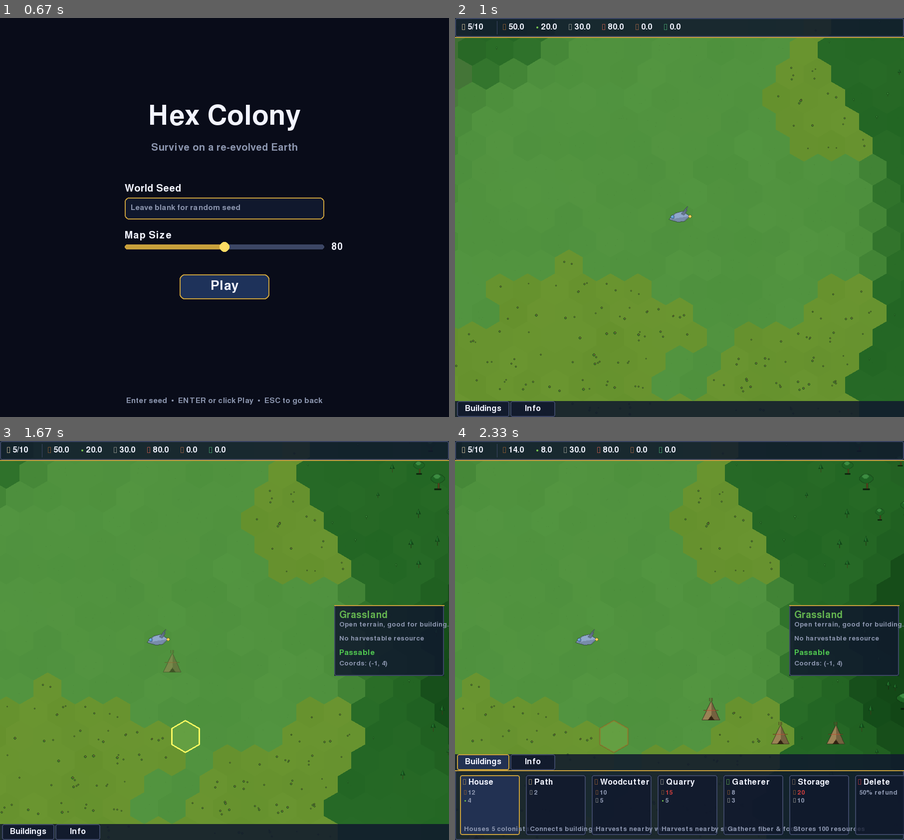
Above: before the commit, frames 1-4 (two rows, left to right).
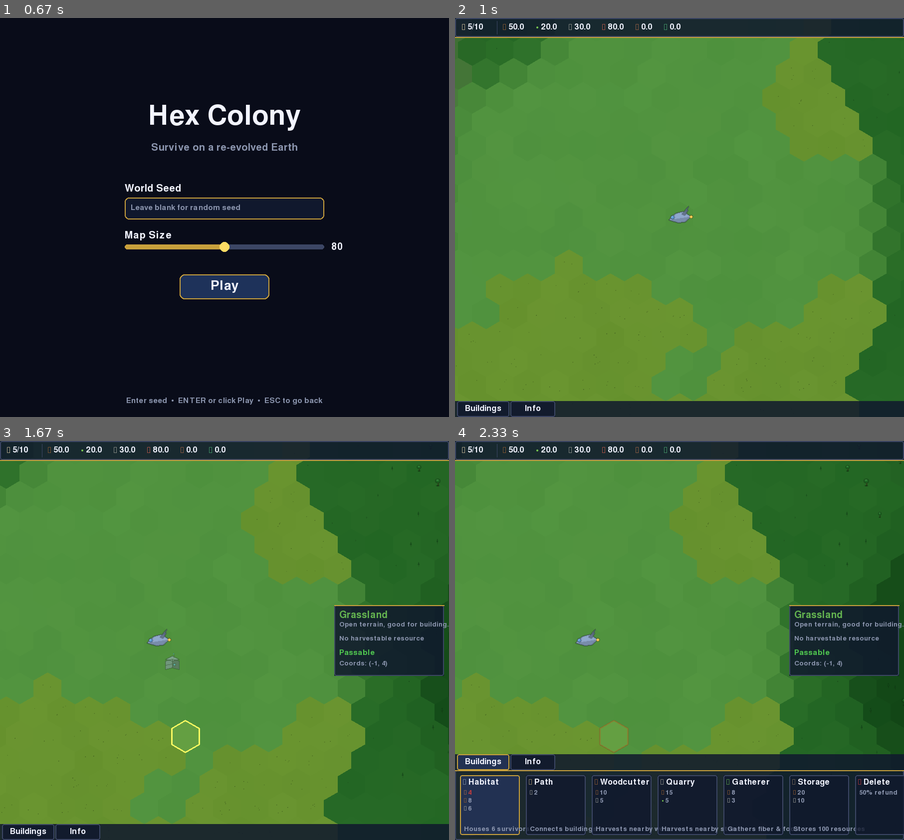
Above: after the commit, the same moments.

Repository: j-rusnak/compprog-pygame
Game: pygame game, started from src/compprog_pygame/__main__.py
Same seed, same stepped clock (60 frames per second), same inputs: the game is played once before the commit and once after it.
Inputs (mouse positions are in pixels of both pictures, inside the frame that each line leads up to):
- Up to frame 1 (0.67 s): click "Hex Colony" at 0.38 s
- Up to frame 2 (1 s): click "Play" at 0.72 s
- Up to frame 3 (1.67 s): press the mouse at (260, 724) at 1.03 s; move the mouse to (211, 696) at 1.13 s; release the mouse at (166, 668) at 1.27 s; hold Right from 1.33 s (still down); tap B at 1.48 s
- Up to frame 4 (2.33 s): release Right at 1.8 s; press the mouse at (715, 724) at 1.92 s; move the mouse to (773, 736) at 2.02 s; release the mouse at (836, 744) at 2.15 s; press the mouse at (481, 832) at 2.25 s

Frame 1 is identical in both runs. In frame 2, 0.4% of the frame differs, in the area x 0-100%, y 5-94%; in frame 3, 0.5%; in frame 4, 1.0%, in the area x 1-100%, y 1-98%.

Commit message:
Add HABITAT building, factions, and renderer fixes
Introduce a new HABITAT building type with artwork and generation code; add params for its cost, housing and storage. Add a lightweight factions module (SURVIVOR / PRIMITIVE) and a Building.faction field (string default) to avoid circular imports. Switch build palette and UI to use HABITAT instead of HOUSE where appropriate. Change placement rules to use UNBUILDABLE (water/mountain) so stone deposits can be built upon, and expose ghost_valid from Game to Renderer. Improve ghost preview: tint invalid ghosts red, adjust alpha, and only draw collection range when placement is valid. Add a reusable SRCALPHA overlay cache to avoid reallocating surfaces for hex overlays. Add camera smooth zoom (target zoom + per-frame update) and call camera.update from the main loop. Add draw_habitat implementation and update rendering/utility colors and sprite assets accordingly. Numerous sprite binaries updated or added for buildings and overlays.

Diff:
--- a/src/compprog_pygame/games/hex_colony/buildings.py
+++ b/src/compprog_pygame/games/hex_colony/buildings.py
@@ -15,7 +15,8 @@
 
 class BuildingType(Enum):
     CAMP = auto()           # crashed spaceship — starting base, stores resources, shelters survivors
-    HOUSE = auto()          # houses up to 5 people
+    HOUSE = auto()          # primitive hut — used by AI enemies (not player-buildable)
+    HABITAT = auto()        # futuristic modular pod — player housing
     PATH = auto()           # dirt path — connects visually to adjacent paths
     WOODCUTTER = auto()     # harvests wood from adjacent forest hexes
     QUARRY = auto()         # harvests stone from adjacent stone deposits
@@ -38,6 +39,7 @@
 BUILDING_COSTS: dict[BuildingType, BuildingCost] = {
     BuildingType.CAMP: BuildingCost(_costs_from_dict(params.BUILDING_COST_CAMP)),
     BuildingType.HOUSE: BuildingCost(_costs_from_dict(params.BUILDING_COST_HOUSE)),
+    BuildingType.HABITAT: BuildingCost(_costs_from_dict(params.BUILDING_COST_HABITAT)),
     BuildingType.PATH: BuildingCost(_costs_from_dict(params.BUILDING_COST_PATH)),
     BuildingType.WOODCUTTER: BuildingCost(_costs_from_dict(params.BUILDING_COST_WOODCUTTER)),
     BuildingType.QUARRY: BuildingCost(_costs_from_dict(params.BUILDING_COST_QUARRY)),
@@ -49,6 +51,7 @@
 BUILDING_MAX_WORKERS: dict[BuildingType, int] = {
     BuildingType.CAMP: params.BUILDING_MAX_WORKERS_CAMP,
     BuildingType.HOUSE: params.BUILDING_MAX_WORKERS_HOUSE,
+    BuildingType.HABITAT: params.BUILDING_MAX_WORKERS_HABITAT,
     BuildingType.PATH: params.BUILDING_MAX_WORKERS_PATH,
     BuildingType.WOODCUTTER: params.BUILDING_MAX_WORKERS_WOODCUTTER,
     BuildingType.QUARRY: params.BUILDING_MAX_WORKERS_QUARRY,
@@ -60,6 +63,7 @@
 BUILDING_HOUSING: dict[BuildingType, int] = {
     BuildingType.CAMP: params.BUILDING_HOUSING_CAMP,
     BuildingType.HOUSE: params.BUILDING_HOUSING_HOUSE,
+    BuildingType.HABITAT: params.BUILDING_HOUSING_HABITAT,
     BuildingType.PATH: params.BUILDING_HOUSING_PATH,
     BuildingType.WOODCUTTER: params.BUILDING_HOUSING_WOODCUTTER,
     BuildingType.QUARRY: params.BUILDING_HOUSING_QUARRY,
@@ -74,6 +78,7 @@
 BUILDING_STORAGE_CAPACITY: dict[BuildingType, int] = {
     BuildingType.CAMP: params.BUILDING_STORAGE_CAMP,
     BuildingType.HOUSE: params.BUILDING_STORAGE_HOUSE,
+    BuildingType.HABITAT: params.BUILDING_STORAGE_HABITAT,
     BuildingType.PATH: params.BUILDING_STORAGE_PATH,
     BuildingType.WOODCUTTER: params.BUILDING_STORAGE_WOODCUTTER,
     BuildingType.QUARRY: params.BUILDING_STORAGE_QUARRY,
@@ -87,6 +92,7 @@
     """A placed building on the map."""
     type: BuildingType
     coord: HexCoord
+    faction: str = "SURVIVOR"  # "SURVIVOR" or "PRIMITIVE" — avoids circular import
     workers: int = 0
     residents: int = 0  # people living here (for dwellings)
     storage: dict[Resource, float] = field(default_factory=dict)
--- a/src/compprog_pygame/games/hex_colony/camera.py
+++ b/src/compprog_pygame/games/hex_colony/camera.py
@@ -10,6 +10,7 @@
 
     MIN_ZOOM = params.CAMERA_ZOOM_MIN
     MAX_ZOOM = params.CAMERA_ZOOM_MAX
+    _ZOOM_SMOOTH = 12.0  # lerp speed for zoom smoothing (higher = snappier)
 
     def __init__(self, screen_w: int, screen_h: int) -> None:
         self.screen_w = screen_w
@@ -18,6 +19,7 @@
         self.x: float = 0.0
         self.y: float = 0.0
         self.zoom: float = 1.0
+        self._target_zoom: float = 1.0
         self._dragging = False
         self._drag_start: tuple[int, int] = (0, 0)
         self._cam_start: tuple[float, float] = (0.0, 0.0)
@@ -45,12 +47,22 @@
         self._dragging = False
 
     def zoom_at(self, mouse_pos: tuple[int, int], factor: float) -> None:
-        """Zoom towards/away from the mouse position."""
+        """Zoom towards/away from the mouse position (smoothed)."""
+        self._target_zoom = max(self.MIN_ZOOM, min(self.MAX_ZOOM, self._target_zoom * factor))
+        self._zoom_mouse = mouse_pos
+
+    def update(self, dt: float) -> None:
+        """Call once per frame to apply smooth zoom interpolation."""
+        if abs(self.zoom - self._target_zoom) < 1e-6:
+            self.zoom = self._target_zoom
+            return
         old_zoom = self.zoom
-        self.zoom = max(self.MIN_ZOOM, min(self.MAX_ZOOM, self.zoom * factor))
+        t = min(1.0, self._ZOOM_SMOOTH * dt)
+        self.zoom = old_zoom + (self._target_zoom - old_zoom) * t
         # Adjust offset so the point under the cursor stays fixed
-        mx = mouse_pos[0] - self.screen_w / 2
-        my = mouse_pos[1] - self.screen_h / 2
+        mp = getattr(self, "_zoom_mouse", (self.screen_w // 2, self.screen_h // 2))
+        mx = mp[0] - self.screen_w / 2
+        my = mp[1] - self.screen_h / 2
         self.x += mx * (1 / old_zoom - 1 / self.zoom)
         self.y += my * (1 / old_zoom - 1 / self.zoom)
 
--- /dev/null
+++ b/src/compprog_pygame/games/hex_colony/factions.py
@@ -0,0 +1,48 @@
+"""Faction framework for Hex Colony.
+
+Defines the two factions:
+
+- **SURVIVOR** — the player's faction. Uses futuristic buildings
+  (camp, habitat, etc.) and advanced technology.
+- **PRIMITIVE** — AI-controlled enemies. Uses primitive structures
+  (houses / huts) and organic materials.
+
+This module provides the ``Faction`` enum and per-faction metadata.
+AI behaviour will be added in a future module.
+"""
+
+from __future__ import annotations
+
+from enum import Enum, auto
+
+from compprog_pygame.games.hex_colony.buildings import BuildingType
+
+
+class Faction(Enum):
+    SURVIVOR = auto()   # player faction — futuristic tech
+    PRIMITIVE = auto()   # AI enemy — primitive huts, tribal
+
+
+# Buildings that belong to each faction
+FACTION_BUILDINGS: dict[Faction, frozenset[BuildingType]] = {
+    Faction.SURVIVOR: frozenset({
+        BuildingType.CAMP,
+        BuildingType.HABITAT,
+        BuildingType.PATH,
+        BuildingType.WOODCUTTER,
+        BuildingType.QUARRY,
+        BuildingType.GATHERER,
+        BuildingType.STORAGE,
+    }),
+    Faction.PRIMITIVE: frozenset({
+        BuildingType.HOUSE,
+    }),
+}
+
+
+def faction_for_building(btype: BuildingType) -> Faction:
+    """Return which faction a building type belongs to."""
+    for faction, buildings in FACTION_BUILDINGS.items():
+        if btype in buildings:
+            return faction
+    return Faction.SURVIVOR
--- a/src/compprog_pygame/games/hex_colony/game.py
+++ b/src/compprog_pygame/games/hex_colony/game.py
@@ -26,7 +26,7 @@
 
 # Build-mode palette order
 BUILDABLE = [
-    BuildingType.HOUSE,
+    BuildingType.HABITAT,
     BuildingType.PATH,
     BuildingType.WOODCUTTER,
     BuildingType.QUARRY,
@@ -109,6 +109,7 @@
                 self._update_alt_overlay()
                 self._update_ghost_building()
                 self.world.update(dt * self._sim_speed)
+            self.camera.update(dt)
             self._resource_bar.delete_mode = self.delete_mode
             self._resource_bar.sim_speed = self._sim_speed
             self.renderer.draw(screen, self.world, self.camera, dt=dt)
@@ -288,9 +289,9 @@
 
     def _try_place_building(self, coord) -> None:
         tile = self.world.grid[coord]
-        # Can't build on impassable terrain
-        from compprog_pygame.games.hex_colony.procgen import IMPASSABLE
-        if tile.terrain in IMPASSABLE:
+        # Can't build on unbuildable terrain (water, mountain)
+        from compprog_pygame.games.hex_colony.procgen import UNBUILDABLE
+        if tile.terrain in UNBUILDABLE:
             return
         # Check existing building
         existing = tile.building
@@ -426,6 +427,7 @@
         if self.build_mode is None:
             self.renderer.ghost_building = None
             self.renderer.ghost_coord = None
+            self.renderer.ghost_valid = False
             return
 
         self.renderer.ghost_building = self.build_mode
@@ -433,19 +435,21 @@
         wx, wy = self.camera.screen_to_world(mx, my)
         coord = pixel_to_hex(wx, wy, self.settings.hex_size)
 
-        # Only snap if the tile is in range and placeable
-        if coord in self.world.grid and self._can_place_at(coord):
+        # Show ghost on any valid grid tile; mark red if not placeable
+        if coord in self.world.grid:
             self.renderer.ghost_coord = coord
+            self.renderer.ghost_valid = self._can_place_at(coord)
         else:
             self.renderer.ghost_coord = None
+            self.renderer.ghost_valid = False
 
     def _can_place_at(self, coord) -> bool:
         """Check if the current build_mode can be placed at coord."""
-        from compprog_pygame.games.hex_colony.procgen import IMPASSABLE
+        from compprog_pygame.games.hex_colony.procgen import UNBUILDABLE
         tile = self.world.grid.get(coord)
         if tile is None:
             return False
-        if tile.terrain in IMPASSABLE:
+        if tile.terrain in UNBUILDABLE:
             return False
         existing = tile.building
         if existing is not None:
--- a/src/compprog_pygame/games/hex_colony/generate_sprites.py
+++ b/src/compprog_pygame/games/hex_colony/generate_sprites.py
@@ -22,6 +22,7 @@
 from compprog_pygame.games.hex_colony.render_buildings import (
     draw_camp,
     draw_gatherer,
+    draw_habitat,
     draw_house,
     draw_overcrowded,
     draw_quarry,
@@ -75,6 +76,10 @@
     _save(s, "buildings", "house.png")
 
     s = _make_surface()
+    draw_habitat(s, _HALF, _HALF, _R, _Z)
+    _save(s, "buildings", "habitat.png")
+
+    s = _make_surface()
     draw_woodcutter(s, _HALF, _HALF, _R, _Z)
     _save(s, "buildings", "woodcutter.png")
 
--- a/src/compprog_pygame/games/hex_colony/params.py
+++ b/src/compprog_pygame/games/hex_colony/params.py
@@ -53,6 +53,7 @@
 
 BUILDING_COST_CAMP: dict[str, int] = {}
 BUILDING_COST_HOUSE: dict[str, int] = {"WOOD": 12, "FIBER": 4}
+BUILDING_COST_HABITAT: dict[str, int] = {"IRON": 4, "WOOD": 8, "STONE": 6}
 BUILDING_COST_PATH: dict[str, int] = {"STONE": 2}
 BUILDING_COST_WOODCUTTER: dict[str, int] = {"WOOD": 10, "STONE": 5}
 BUILDING_COST_QUARRY: dict[str, int] = {"WOOD": 15, "FIBER": 5}
@@ -66,6 +67,7 @@
 # Max workers each building supports (0 = no workers)
 BUILDING_MAX_WORKERS_CAMP: int = 0
 BUILDING_MAX_WORKERS_HOUSE: int = 0
+BUILDING_MAX_WORKERS_HABITAT: int = 0
 BUILDING_MAX_WORKERS_PATH: int = 0
 BUILDING_MAX_WORKERS_WOODCUTTER: int = 2
 BUILDING_MAX_WORKERS_QUARRY: int = 2
@@ -75,6 +77,7 @@
 # Housing capacity (number of people that can live here; 0 = not a dwelling)
 BUILDING_HOUSING_CAMP: int = 10
 BUILDING_HOUSING_HOUSE: int = 5
+BUILDING_HOUSING_HABITAT: int = 6
 BUILDING_HOUSING_PATH: int = 0
 BUILDING_HOUSING_WOODCUTTER: int = 0
 BUILDING_HOUSING_QUARRY: int = 0
@@ -85,6 +88,7 @@
 # Camp capacity is set dynamically at placement time.
 BUILDING_STORAGE_CAMP: int = 0
 BUILDING_STORAGE_HOUSE: int = 0
+BUILDING_STORAGE_HABITAT: int = 0
 BUILDING_STORAGE_PATH: int = 0
 BUILDING_STORAGE_WOODCUTTER: int = 10
 BUILDING_STORAGE_QUARRY: int = 10
--- a/src/compprog_pygame/games/hex_colony/procgen.py
+++ b/src/compprog_pygame/games/hex_colony/procgen.py
@@ -86,6 +86,11 @@
 # ── Impassable terrain helpers ────────────────────────────────────
 
 IMPASSABLE = frozenset({Terrain.WATER, Terrain.MOUNTAIN, Terrain.STONE_DEPOSIT})
+
+# Terrain where buildings cannot be placed (subset of IMPASSABLE).
+# Stone deposits are impassable for people but players can build on them.
+UNBUILDABLE = frozenset({Terrain.WATER, Terrain.MOUNTAIN})
+
 SAFE_RADIUS = params.SAFE_ZONE_RADIUS
 
 
--- a/src/compprog_pygame/games/hex_colony/render_buildings.py
+++ b/src/compprog_pygame/games/hex_colony/render_buildings.py
@@ -122,6 +122,76 @@
     spark_r = max(1, int(r * 0.12))
     pygame.draw.circle(surface, (255, 160, 40), (spark_x, spark_y), spark_r + iz)
     pygame.draw.circle(surface, (255, 220, 100), (spark_x, spark_y), spark_r)
+
+
+def draw_habitat(surface: pygame.Surface, sx: float, sy: float, r: int, z: float) -> None:
+    """Futuristic modular habitat pod — cubical with metal panels and glowing window."""
+    if _try_sprite(surface, "buildings/habitat", sx, sy, r, z):
+        return
+    iz = max(1, int(z))
+
+    # --- Main body: boxy pod ---
+    body_w = int(r * 1.1)
+    body_h = int(r * 0.8)
+
+    hull_col = (140, 155, 175)   # blue-grey metal
+    hull_dark = _darken(hull_col, 0.7)
+    hull_light = _lighten(hull_col, 1.15)
+
+    # Right face (darker — isometric shading)
+    right_pts = [
+        (int(sx), int(sy - body_h * 0.55)),
+        (int(sx + body_w * 0.5), int(sy - body_h * 0.4)),
+        (int(sx + body_w * 0.5), int(sy + body_h * 0.45)),
+        (int(sx), int(sy + body_h * 0.3)),
+    ]
+    pygame.draw.polygon(surface, hull_dark, right_pts)
+
+    # Left face (lighter)
+    left_pts = [
+        (int(sx), int(sy - body_h * 0.55)),
+        (int(sx - body_w * 0.5), int(sy - body_h * 0.4)),
+        (int(sx - body_w * 0.5), int(sy + body_h * 0.45)),
+        (int(sx), int(sy + body_h * 0.3)),
+    ]
+    pygame.draw.polygon(surface, hull_col, left_pts)
+
+    # Top face
+    top_pts = [
+        (int(sx), int(sy - body_h * 0.85)),
+        (int(sx + body_w * 0.5), int(sy - body_h * 0.55)),
+        (int(sx), int(sy - body_h * 0.4)),
+        (int(sx - body_w * 0.5), int(sy - body_h * 0.55)),
+    ]
+    pygame.draw.polygon(surface, hull_light, top_pts)
+
+    # Outline
+    for pts in (right_pts, left_pts, top_pts):
+        pygame.draw.polygon(surface, _darken(hull_col, 0.45), pts, iz)
+
+    # Panel seam on left face
+    seam_col = _darken(hull_col, 0.55)
+    seam_y = int(sy)
+    pygame.draw.line(surface, seam_col,
+                     (int(sx - body_w * 0.45), seam_y), (int(sx - iz), int(seam_y - body_h * 0.07)), iz)
+
+    # --- Glowing window on right face ---
+    win_w = max(2, int(body_w * 0.22))
+    win_h = max(2, int(body_h * 0.3))
+    win_x = int(sx + body_w * 0.1)
+    win_y = int(sy - body_h * 0.15)
+    glow = (100, 200, 255)
+    glow_dim = (60, 140, 200)
+    pygame.draw.rect(surface, glow_dim, (win_x, win_y, win_w, win_h))
+    pygame.draw.rect(surface, glow, (win_x + iz, win_y + iz, max(1, win_w - iz * 2), max(1, win_h - iz * 2)))
+    pygame.draw.rect(surface, _darken(hull_col, 0.45), (win_x, win_y, win_w, win_h), iz)
+
+    # --- Small antenna on top ---
+    ant_x = int(sx + body_w * 0.15)
+    ant_base_y = int(sy - body_h * 0.7)
+    ant_top_y = ant_base_y - max(2, int(r * 0.3))
+    pygame.draw.line(surface, (100, 110, 120), (ant_x, ant_base_y), (ant_x, ant_top_y), iz)
+    pygame.draw.circle(surface, (80, 200, 240), (ant_x, ant_top_y), max(1, iz))
 
 
 def draw_house(surface: pygame.Surface, sx: float, sy: float, r: int, z: float) -> None:
--- a/src/compprog_pygame/games/hex_colony/render_utils.py
+++ b/src/compprog_pygame/games/hex_colony/render_utils.py
@@ -55,6 +55,7 @@
 BUILDING_COLORS: dict[BuildingType, tuple[int, int, int]] = {
     BuildingType.CAMP: (120, 140, 170),   # spaceship hull — blue-grey metallic
     BuildingType.HOUSE: (170, 140, 90),
+    BuildingType.HABITAT: (140, 155, 175),  # futuristic pod — blue-grey metal
     BuildingType.PATH: (185, 165, 120),
     BuildingType.WOODCUTTER: (160, 100, 50),
     BuildingType.QUARRY: (170, 170, 160),
--- a/src/compprog_pygame/games/hex_colony/renderer.py
+++ b/src/compprog_pygame/games/hex_colony/renderer.py
@@ -66,6 +66,7 @@
 from compprog_pygame.games.hex_colony.render_buildings import (
     draw_overcrowded,
     draw_camp,
+    draw_habitat,
     draw_house,
     draw_woodcutter,
     draw_quarry,
@@ -119,6 +120,11 @@
         # Ghost building preview
         self.ghost_building: BuildingType | None = None
         self.ghost_coord: HexCoord | None = None  # snapped hex coord
+        self.ghost_valid: bool = False  # whether placement is valid
+
+        # Reusable overlay surface for per-hex alpha blits
+        self._hex_overlay: pygame.Surface | None = None
+        self._hex_overlay_size: tuple[int, int] = (0, 0)
 
     @property
     def graphics_quality(self) -> str:
@@ -131,6 +137,16 @@
             self._tile_layer = None  # force rebuild
 
     # ── Cache helpers ────────────────────────────────────────────
+
+    def _get_hex_overlay(self, w: int, h: int) -> pygame.Surface:
+        """Return a reusable SRCALPHA surface, growing it if needed."""
+        if self._hex_overlay is None or w > self._hex_overlay_size[0] or h > self._hex_overlay_size[1]:
+            nw = max(w, self._hex_overlay_size[0]) + 16
+            nh = max(h, self._hex_overlay_size[1]) + 16
+            self._hex_overlay = pygame.Surface((nw, nh), pygame.SRCALPHA)
+            self._hex_overlay_size = (nw, nh)
+        self._hex_overlay.fill((0, 0, 0, 0), (0, 0, w, h))
+        return self._hex_overlay
 
     def _get_pixel(self, coord: HexCoord, size: int) -> tuple[float, float]:
         cached = self._pixel_cache.get(coord)
@@ -752,6 +768,8 @@
                 draw_camp(surface, sx, sy, r, zoom)
             elif building.type == BuildingType.HOUSE:
                 draw_house(surface, sx, sy, r, zoom)
+            elif building.type == BuildingType.HABITAT:
+                draw_habitat(surface, sx, sy, r, zoom)
             elif building.type == BuildingType.WOODCUTTER:
                 draw_woodcutter(surface, sx, sy, r, zoom)
             elif building.type == BuildingType.QUARRY:
@@ -858,10 +876,10 @@
         w = max_x - min_x
         h = max_y - min_y
         if w > 0 and h > 0:
-            overlay = pygame.Surface((w, h), pygame.SRCALPHA)
+            overlay = self._get_hex_overlay(w, h)
             shifted = [(px - min_x, py - min_y) for px, py in corners_screen]
             pygame.draw.polygon(overlay, (255, 255, 100, 30), shifted)
-            surface.blit(overlay, (min_x, min_y))
+            surface.blit(overlay, (min_x, min_y), area=(0, 0, w, h))
 
     # ── Alt resource overlay ─────────────────────────────────────
 
@@ -892,7 +910,7 @@
             "housing":  (100, 160, 220, 70),
         }
         _RESOURCE_BUILDINGS = {BuildingType.WOODCUTTER, BuildingType.QUARRY, BuildingType.GATHERER}
-        _HOUSING_BUILDINGS = {BuildingType.CAMP, BuildingType.HOUSE}
+        _HOUSING_BUILDINGS = {BuildingType.CAMP, BuildingType.HOUSE, BuildingType.HABITAT}
 
         # Spatial culling bounds
         half_world_w = (sw * 0.5) / zoom + size * 2
@@ -941,10 +959,10 @@
                 w = max_x - min_x
                 h = max_y - min_y
                 if w > 0 and h > 0:
-                    ov = pygame.Surface((w, h), pygame.SRCALPHA)
+                    ov = self._get_hex_overlay(w, h)
                     shifted = [(px - min_x, py - min_y) for px, py in corners_screen]
                     pygame.draw.polygon(ov, overlay_col, shifted)
-                    surface.blit(ov, (min_x, min_y))
+                    surface.blit(ov, (min_x, min_y), area=(0, 0, w, h))
 
     # ── Ghost building preview ───────────────────────────────────
 
@@ -980,6 +998,8 @@
             draw_camp(bld_surf, cx_local, cy_local, r, zoom)
         elif btype == BuildingType.HOUSE:
             draw_house(bld_surf, cx_local, cy_local, r, zoom)
+        elif btype == BuildingType.HABITAT:
+            draw_habitat(bld_surf, cx_local, cy_local, r, zoom)
         elif btype == BuildingType.WOODCUTTER:
             draw_woodcutter(bld_surf, cx_local, cy_local, r, zoom)
         elif btype == BuildingType.QUARRY:
@@ -990,11 +1010,22 @@
             draw_storage(bld_surf, cx_local, cy_local, r, zoom)
         elif btype == BuildingType.PATH:
             draw_path(bld_surf, cx_local, cy_local, r, zoom, [], coord.q, coord.r)
-        bld_surf.set_alpha(140)
+
+        # Tint red when placement is invalid
+        if not self.ghost_valid:
+            red_tint = pygame.Surface((bld_size, bld_size), pygame.SRCALPHA)
+            red_tint.fill((255, 60, 60, 100))
+            bld_surf.blit(red_tint, (0, 0), special_flags=pygame.BLEND_RGBA_MULT)
+            # Re-apply red cast so the ghost looks distinctly invalid
+            red_overlay = pygame.Surface((bld_size, bld_size), pygame.SRCALPHA)
+            red_overlay.fill((255, 50, 50, 80))
+            bld_surf.blit(red_overlay, (0, 0))
+
+        bld_surf.set_alpha(140 if self.ghost_valid else 100)
         surface.blit(bld_surf, (int(sx) - cx_local, int(sy) - cy_local))
 
-        # Range ring for collection buildings
-        if btype in _COLLECTION_BUILDINGS:
+        # Range ring for collection buildings (only when valid)
+        if self.ghost_valid and btype in _COLLECTION_BUILDINGS:
             self._draw_range_ring(surface, coord, camera, size)
 
     # ── Resource collection range ring ───────────────────────────
--- a/src/compprog_pygame/games/hex_colony/ui_bottom_bar.py
+++ b/src/compprog_pygame/games/hex_colony/ui_bottom_bar.py
@@ -77,7 +77,7 @@
     """
 
     BUILDABLE = [
-        BuildingType.HOUSE,
+        BuildingType.HABITAT,
         BuildingType.PATH,
         BuildingType.WOODCUTTER,
         BuildingType.QUARRY,
@@ -86,7 +86,7 @@
     ]
 
     _ICON: dict[BuildingType, str] = {
-        BuildingType.HOUSE: "\u26fa",       # ⛺
+        BuildingType.HABITAT: "\u2b22",     # ⬢
         BuildingType.PATH: "\u2505",        # ┅
         BuildingType.WOODCUTTER: "\u2692",  # ⚒
         BuildingType.QUARRY: "\u26cf",      # ⛏
@@ -95,7 +95,7 @@
     }
 
     _COLOR: dict[BuildingType, tuple[int, int, int]] = {
-        BuildingType.HOUSE: (170, 140, 90),
+        BuildingType.HABITAT: (140, 155, 175),
         BuildingType.PATH: (185, 165, 120),
         BuildingType.WOODCUTTER: (160, 100, 50),
         BuildingType.QUARRY: (170, 170, 160),
@@ -104,7 +104,7 @@
     }
 
     _DESC: dict[BuildingType, str] = {
-        BuildingType.HOUSE: "Houses 5 colonists",
+        BuildingType.HABITAT: "Houses 6 survivors",
         BuildingType.PATH: "Connects buildings",
         BuildingType.WOODCUTTER: "Harvests nearby wood",
         BuildingType.QUARRY: "Harvests nearby stone",
Binary file changed: assets/sprites/buildings/camp.png
Binary file changed: assets/sprites/buildings/gatherer.png
Binary file added: assets/sprites/buildings/habitat.png
Binary file changed: assets/sprites/buildings/house.png
Binary file changed: assets/sprites/buildings/overcrowded.png
Binary file changed: assets/sprites/buildings/quarry.png
Binary file changed: assets/sprites/buildings/storage.png
Binary file changed: assets/sprites/buildings/woodcutter.png
Binary file changed: assets/sprites/overlays/bush.png
Binary file changed: assets/sprites/overlays/crystal_copper.png
Binary file changed: assets/sprites/overlays/crystal_iron.png
Binary file changed: assets/sprites/overlays/grass.png
(and 4 more such lines)
